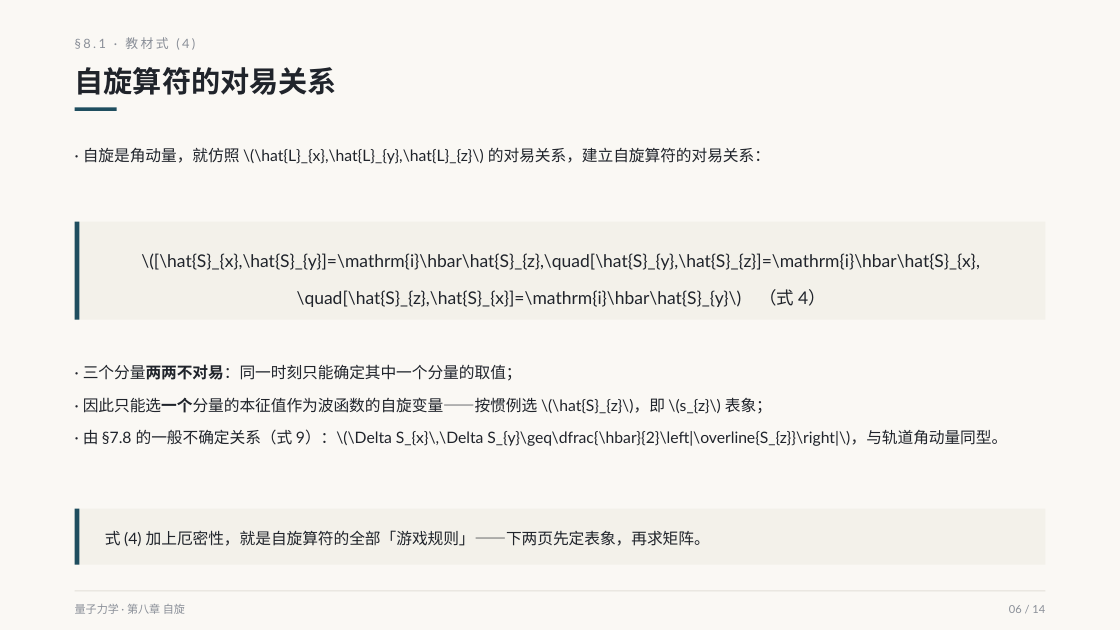
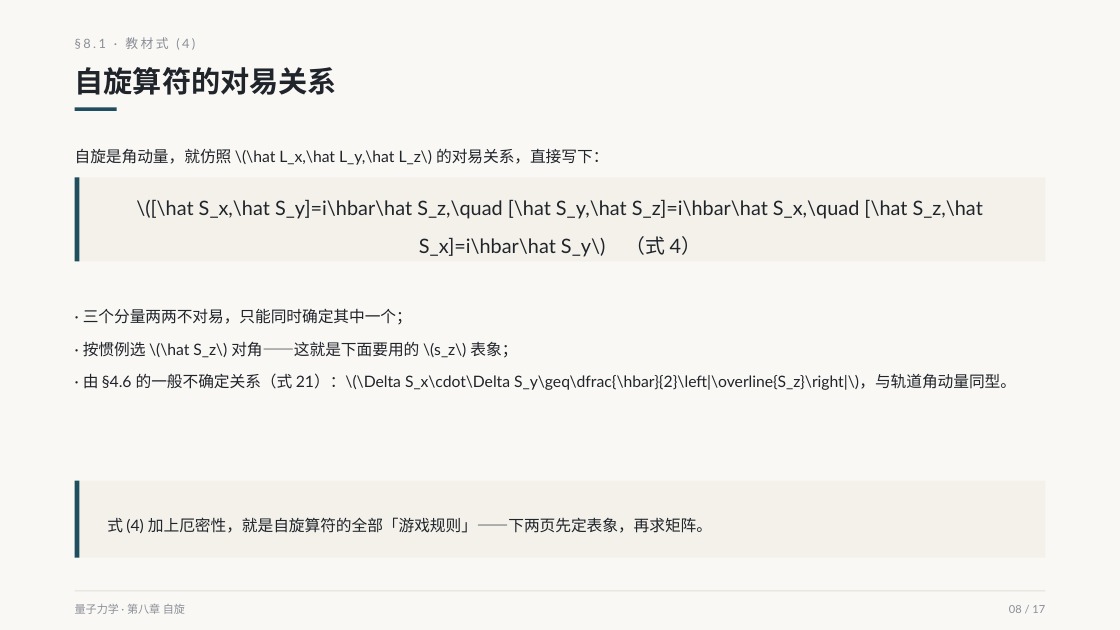
Before and after one commit to zhangdajian-sdu/quantum-mechanics-slides, a slide deck: slide 8 of slides/ch8/ch8-s1.pptx (slide 6 before the commit). Drawn at 1120x630 pixels with LibreOffice and Linux fonts; fonts in the diff are those of the drawing. Boxes give left, top, right and bottom in pixels: in the first picture for what was removed or moved away, otherwise in the second. Text is boxed around its words. In the diff, an @@ line names an element or a change of style, - is before the commit and + after.

```diff
--- a/slides/ch8/ch8-s1.pptx
+++ b/slides/ch8/ch8-s1.pptx
@@ text at (x1=75, y1=148, x2=608, y2=165): text changed @@
-· 自旋是角动量，就仿照 \(\hat{L}_{x},\hat{L}_{y},\hat{L}_{z}\) 的对易关系，建立自旋算符的对易关系：
+自旋是角动量，就仿照 \(\hat L_x,\hat L_y,\hat L_z\) 的对易关系，直接写下：
@@ rectangle resized from (x1=75, y1=222, x2=1046, y2=320) to (x1=75, y1=177, x2=1046, y2=261) @@
@@ rectangle resized from (x1=75, y1=222, x2=80, y2=320) to (x1=75, y1=177, x2=80, y2=261) @@
@@ text at (x1=136, y1=199, x2=983, y2=257): text changed; size 15 to 17 pt @@
-\([\hat{S}_{x},\hat{S}_{y}]=\mathrm{i}\hbar\hat{S}_{z},\quad[\hat{S}_{y},\hat{S}_{z}]=\mathrm{i}\hbar\hat{S}_{x},\quad[\hat{S}_{z},\hat{S}_{x}]=\mathrm{i}\hbar\hat{S}_{y}\) （式 4）
+\([\hat S_x,\hat S_y]=i\hbar\hat S_z,\quad [\hat S_y,\hat S_z]=i\hbar\hat S_x,\quad [\hat S_z,\hat S_x]=i\hbar\hat S_y\) （式 4）
@@ text at (x1=83, y1=308, x2=1016, y2=390): text changed @@
-· 三个分量两两不对易：同一时刻只能确定其中一个分量的取值；
-· 因此只能选一个分量的本征值作为波函数的自旋变量——按惯例选 \(\hat{S}_{z}\)，即 \(s_{z}\) 表象；
-· 由 §7.8 的一般不确定关系（式 9）：\(\Delta S_{x}\,\Delta S_{y}\geq\dfrac{\hbar}{2}\left|\overline{S_{z}}\right|\)，与轨道角动量同型。
+· 三个分量两两不对易，只能同时确定其中一个；
+· 按惯例选 \(\hat S_z\) 对角——这就是下面要用的 \(s_z\) 表象；
+· 由 §4.6 的一般不确定关系（式 21）：\(\Delta S_x\cdot\Delta S_y\geq\dfrac{\hbar}{2}\left|\overline{S_z}\right|\)，与轨道角动量同型。
@@ rectangle resized from (x1=75, y1=509, x2=1046, y2=565) to (x1=75, y1=481, x2=1046, y2=558) @@
@@ rectangle resized from (x1=75, y1=509, x2=80, y2=565) to (x1=75, y1=481, x2=80, y2=558) @@
@@ text "式 (4) 加上厄密性，就是自旋算符的全部「游戏规则」——下两页先定表象，再求矩阵。" moved from (x1=105, y1=530, x2=710, y2=546) to (x1=107, y1=517, x2=712, y2=533) @@
@@ text "式 (4) 加上厄密性，就是自旋算符的全部「游戏规则」——下两页先定表象，再求矩阵。" at (x1=107, y1=517, x2=712, y2=533): line spacing 1.2 to 1.6 @@
@@ text at (x1=1009, y1=605, x2=1045, y2=613): text changed @@
-06 / 14
+08 / 17
```
Also in this commit, not shown: 13 other slides changed, 3 slides added, 25 other files.
